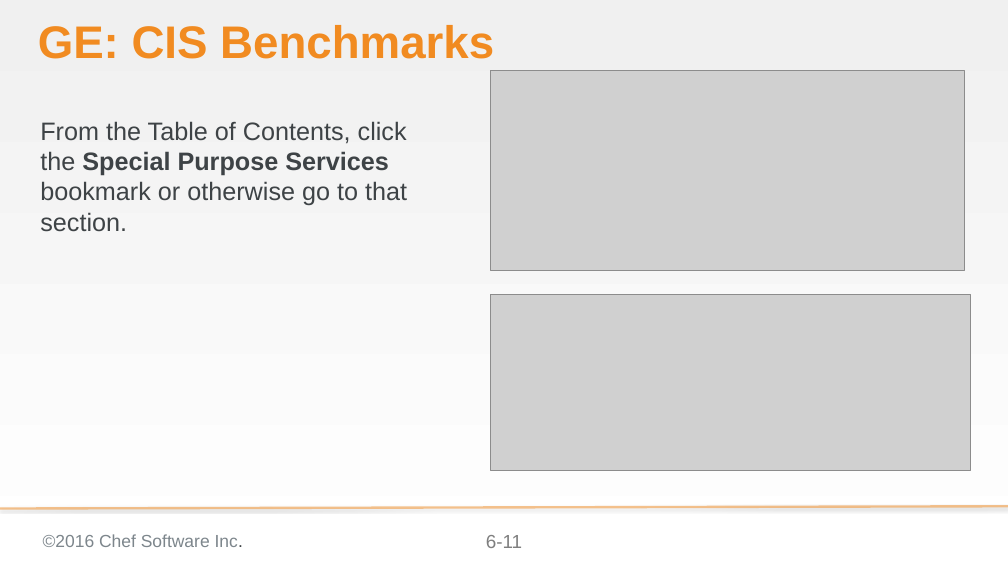
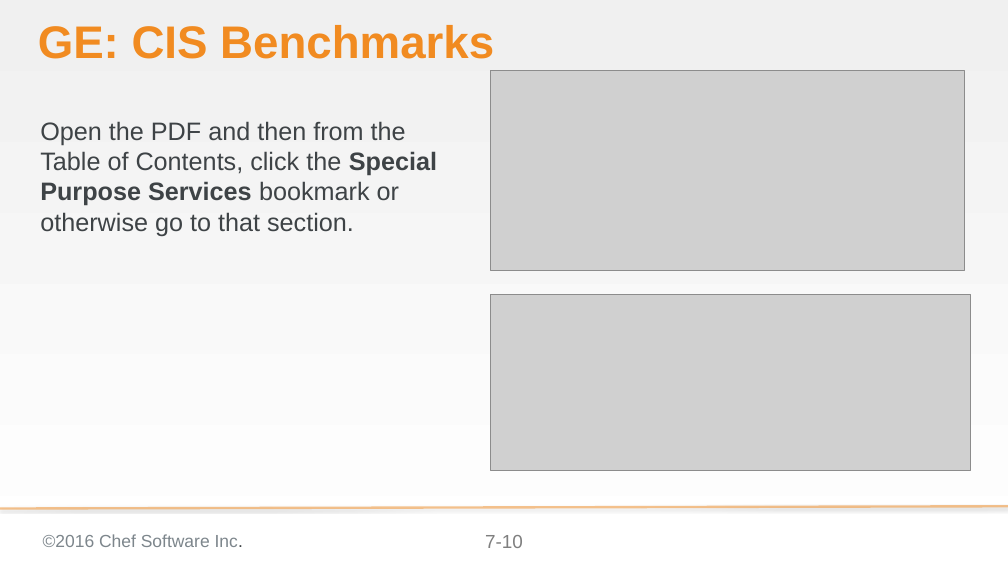
Before and after one commit to bchamby/chef-compliance-installation-configuration-operation, a slide deck: slide 10 of 07-compliance-frameworks-inspec.pptx (slide 11 before the commit). Drawn at 1008x567 pixels with LibreOffice and Linux fonts; fonts in the diff are those of the drawing; grey boxes stand for pictures; background and template pictures are left out. Boxes give left, top, right and bottom in pixels: in the first picture for what was removed or moved away, otherwise in the second. Text is boxed around its words. In the diff, an @@ line names an element or a change of style, - is before the commit and + after.

Commit message:
Downloading the CIS Benchmarks for Windows section added red text to point out where unser construction starts

```diff
--- a/07-compliance-frameworks-inspec.pptx
+++ b/07-compliance-frameworks-inspec.pptx
@@ text at (x1=40, y1=121, x2=437, y2=236): text changed @@
-From the Table of Contents, click the Special Purpose Services bookmark or otherwise go to that section.
+Open the PDF and then from the Table of Contents, click the Special Purpose Services bookmark or otherwise go to that section.
@@ page number at (x1=485, y1=535, x2=523, y2=548): text changed @@
-6-11
+7-10
```
Also in this commit, not shown: 7 other slides changed, 13 slides added, 2 slides removed.
